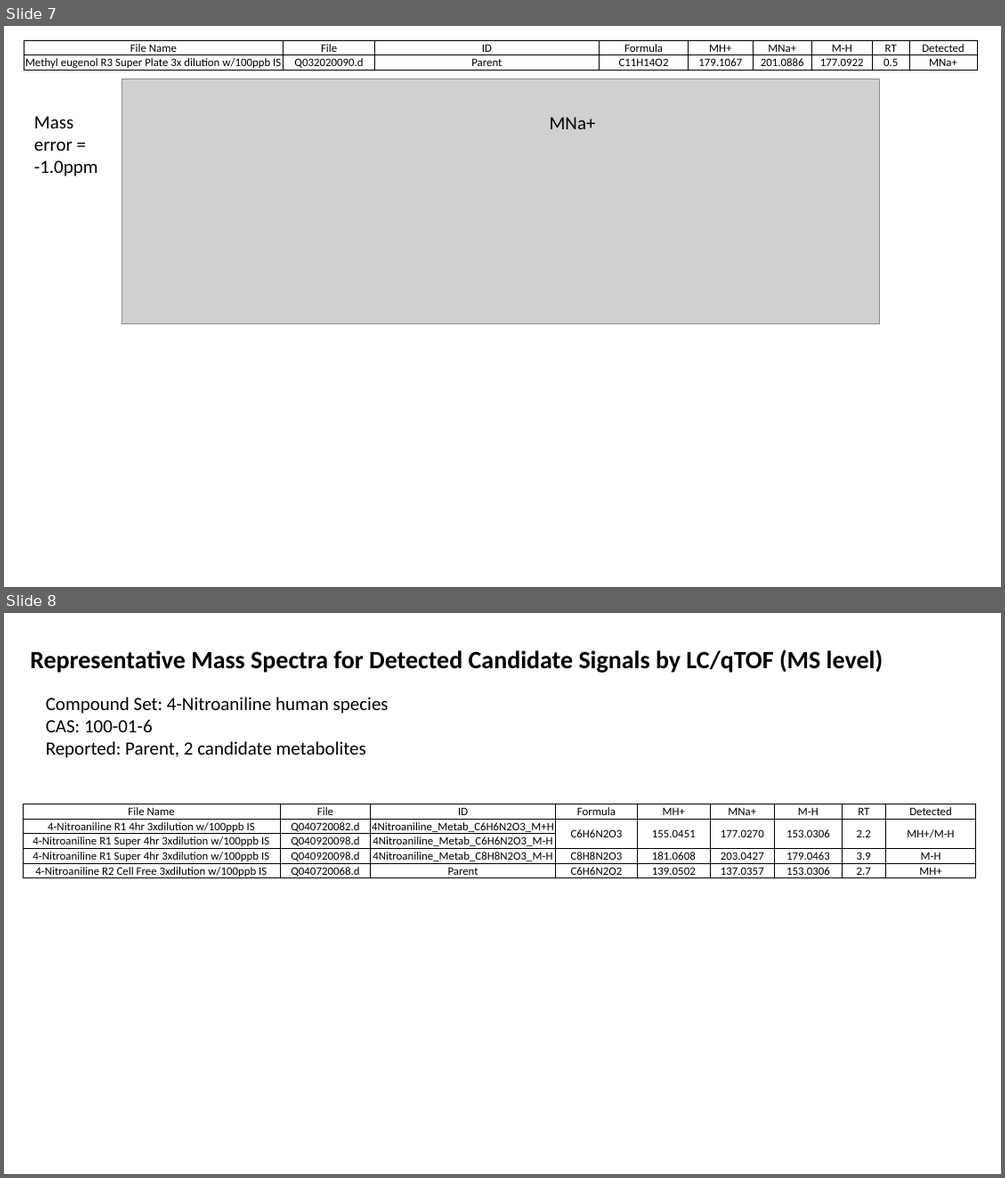
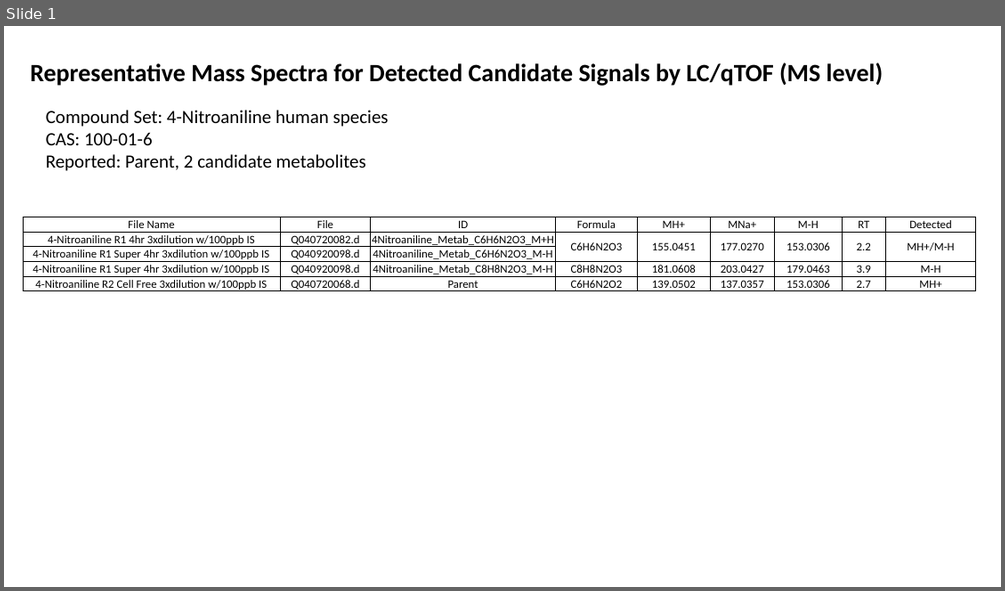
Before and after one commit to USEPA/CompTox-ExpoCast-SSAMetabolism, a slide deck: Data/Hepatocyte_Mass_Spectra_LC.pptx. Shown one above the other, each under a label of ours: slides 7 and 8 before the commit, slide 1 after it. The pictures are 1005x1178 and 1005x591 pixels, drawn with LibreOffice and Linux fonts; fonts in the diff are those of the drawing; grey boxes stand for pictures. Boxes give left, top, right and bottom in pixels: in the first picture for what was removed or moved away, otherwise in the second. Text is boxed around its words. In the diff, an @@ line names an element or a change of style, - is before the commit and + after.

```diff
--- a/Data/Hepatocyte_Mass_Spectra_LC.pptx
+++ b/Data/Hepatocyte_Mass_Spectra_LC.pptx
@@ slide 7 removed at box(4, 26, 1001, 587), background #FFFFFF @@
@@ table removed at box(24, 41, 976, 74), 2 rows, 9 columns @@
-File Name | File | ID | Formula | MH+ | MNa+ | M-H | RT | Detected
-Methyl eugenol R3 Super Plate 3x dilution w/100ppb IS | Q032020090.d | Parent | C11H14O2 | 179.1067 | 201.0886 | 177.0922 | 0.5 | MNa+
@@ picture removed at box(121, 79, 879, 324) @@
@@ text removed at box(34, 116, 98, 176) @@
-Mass error = -1.0ppm
@@ text removed at box(550, 117, 596, 129) @@
-MNa+
@@ what was slide 8 is now slide 1 @@
```
Also in this commit, not shown: 6 other slides removed.
